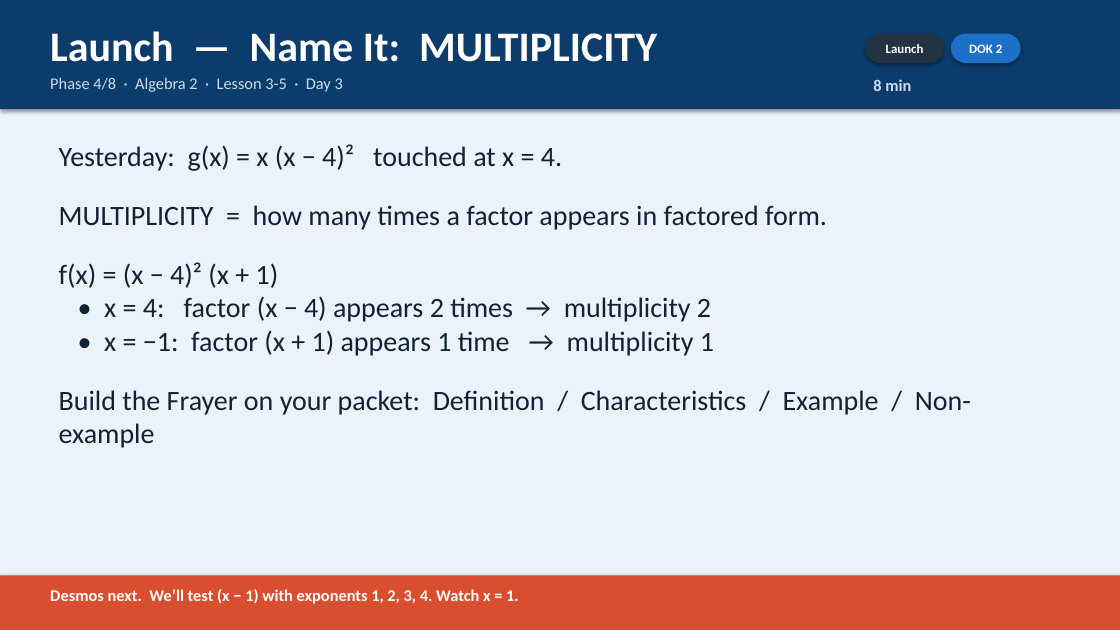
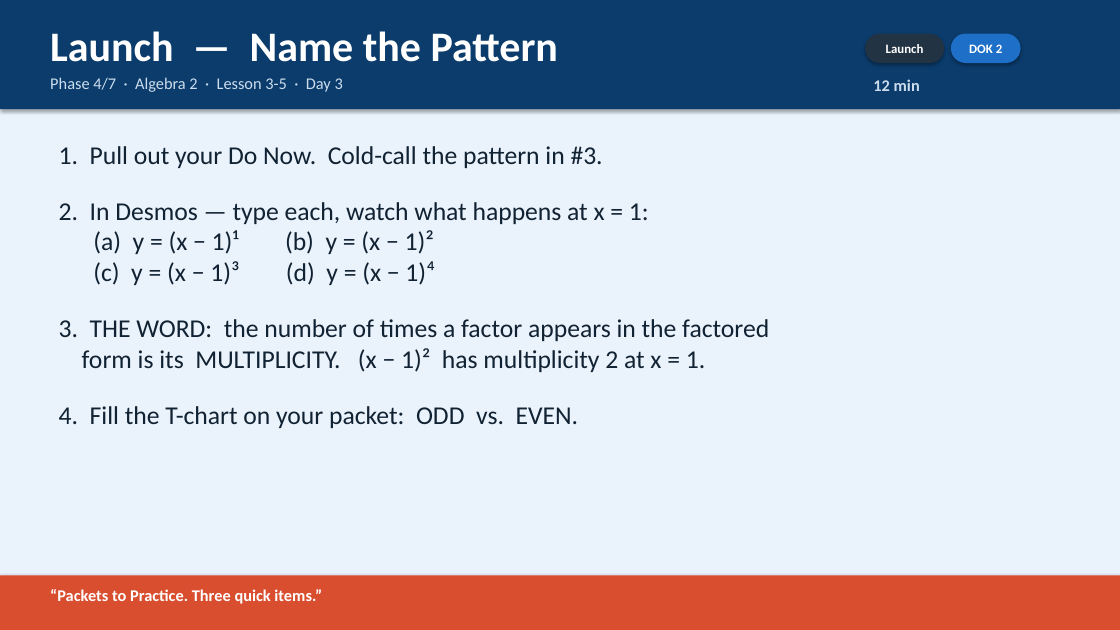
Before and after one commit to robjohncolson/Lesson_planning, a slide deck: slide 5 of Day_3_Slides.pptx. Drawn at 1120x630 pixels with LibreOffice and Linux fonts; fonts in the diff are those of the drawing. Boxes give left, top, right and bottom in pixels: in the first picture for what was removed or moved away, otherwise in the second. Text is boxed around its words. In the diff, an @@ line names an element or a change of style, - is before the commit and + after.

```diff
--- a/Day_3_Slides.pptx
+++ b/Day_3_Slides.pptx
@@ text at <box>50,31,558,62</box>: text changed @@
-Launch — Name It: MULTIPLICITY
+Launch — Name the Pattern
@@ text at <box>50,77,343,92</box>: text changed @@
-Phase 4/8 · Algebra 2 · Lesson 3-5 · Day 3
+Phase 4/7 · Algebra 2 · Lesson 3-5 · Day 3
@@ text at <box>873,79,920,91</box>: text changed @@
-8 min
+12 min
@@ text at <box>59,146,769,428</box>: text changed; size 24 to 22 pt @@
-Yesterday: g(x) = x (x − 4)² touched at x = 4.
-MULTIPLICITY = how many times a factor appears in factored form.
-f(x) = (x − 4)² (x + 1)
-• x = 4: factor (x − 4) appears 2 times → multiplicity 2
-• x = −1: factor (x + 1) appears 1 time → multiplicity 1
-Build the Frayer on your packet: Definition / Characteristics / Example / Non-example
+1. Pull out your Do Now. Cold-call the pattern in #3.
+2. In Desmos — type each, watch what happens at x = 1:
+(a) y = (x − 1)¹ (b) y = (x − 1)²
+(c) y = (x − 1)³ (d) y = (x − 1)⁴
+3. THE WORD: the number of times a factor appears in the factored
+form is its MULTIPLICITY. (x − 1)² has multiplicity 2 at x = 1.
+4. Fill the T-chart on your packet: ODD vs. EVEN.
@@ text at <box>50,589,322,604</box>: text changed @@
-Desmos next. We’ll test (x − 1) with exponents 1, 2, 3, 4. Watch x = 1.
+“Packets to Practice. Three quick items.”
```
Also in this commit, not shown: 7 other slides changed, 1 slide removed, 22 other files.
